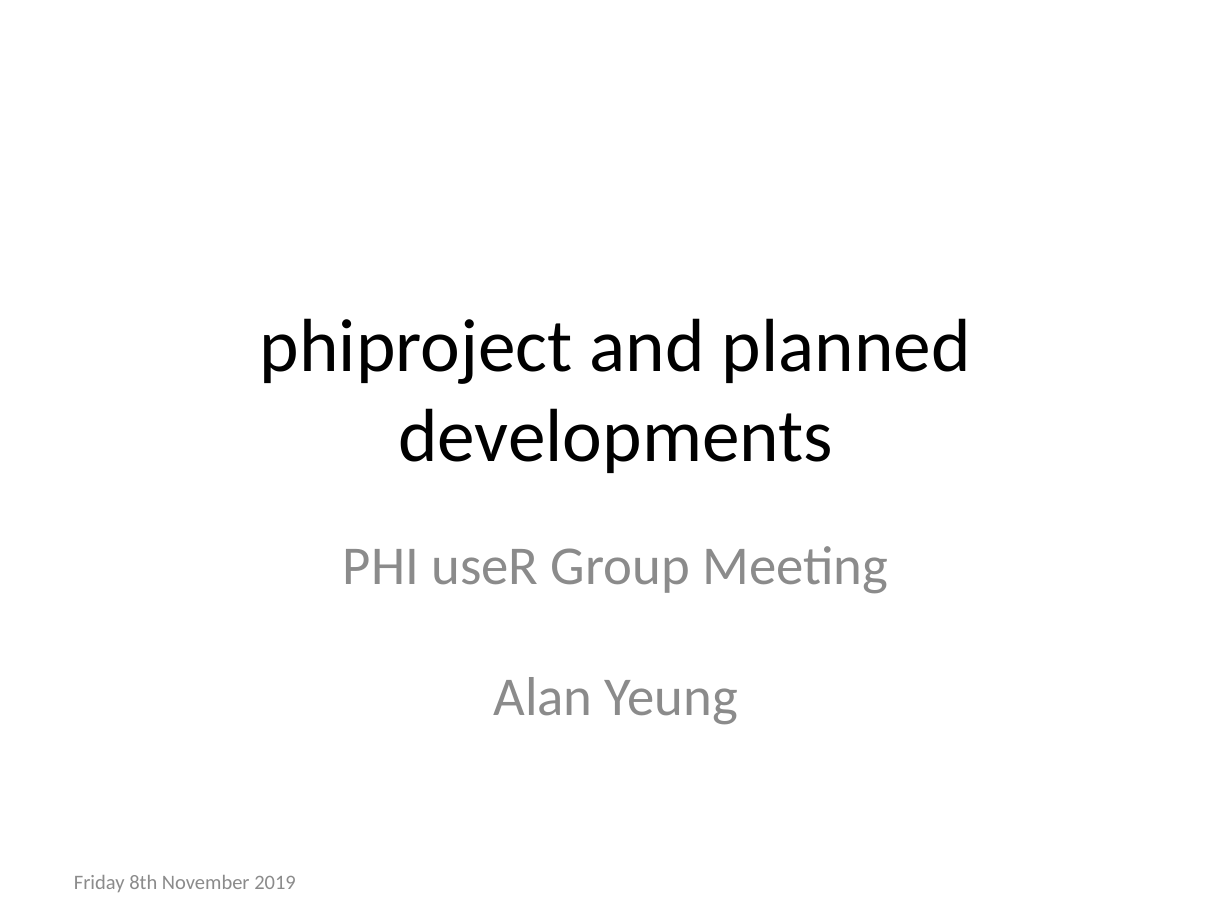
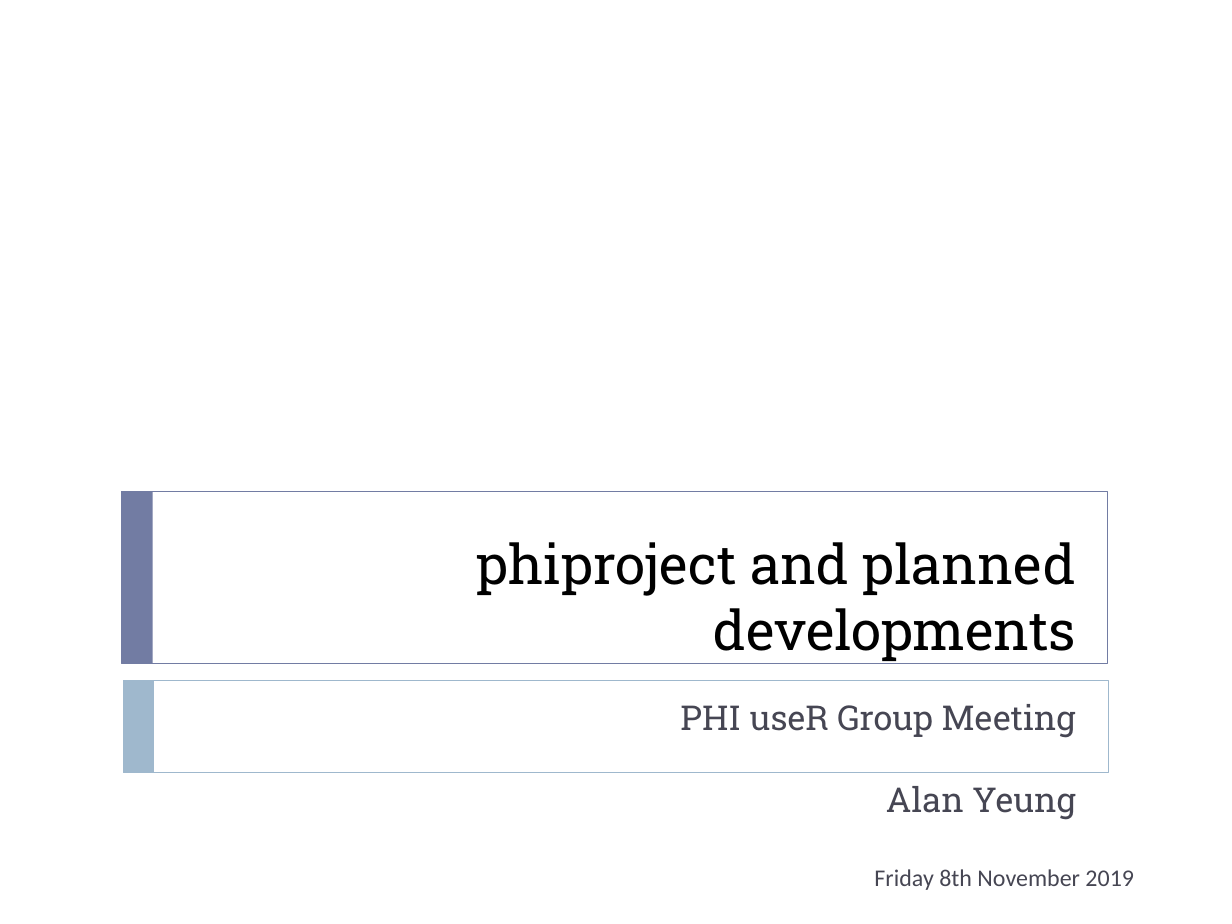
Before and after one commit to alan-y/phiproject-talk, a slide deck: slide 1 of phiproject_ay.pptx. Drawn at 1232x924 pixels with LibreOffice and Linux fonts; fonts in the diff are those of the drawing. Boxes give left, top, right and bottom in pixels: in the first picture for what was removed or moved away, otherwise in the second. Text is boxed around its words. In the diff, an @@ line names an element or a change of style, - is before the commit and + after.

```diff
--- a/phiproject_ay.pptx
+++ b/phiproject_ay.pptx
@@ rectangle added at [122, 492, 1108, 664], outline #727CA3 0.5 pt @@
@@ rectangle added at [122, 492, 153, 664], fill #727CA3 @@
@@ title "phiproject and planned developments": place and size @@
-title "phiproject and planned developments" at [260, 318, 971, 473]
+title "phiproject and planned developments" at [477, 542, 1076, 661]
@@ title "phiproject and planned developments" at [477, 542, 1076, 661]: size 44 to 32 pt, font Calibri to Roboto Slab; alignment centre to right; vertical alignment middle to top @@
@@ rectangle added at [123, 680, 1109, 772], outline #9FB8CD 0.5 pt @@
@@ rectangle added at [123, 680, 154, 772], fill #9FB8CD @@
@@ subtitle "PHI useR Group Meeting Alan ...": place and size @@
-subtitle "PHI useR Group Meeting Alan ..." at [343, 546, 888, 725]
+subtitle "PHI useR Group Meeting Alan ..." at [680, 704, 1076, 820]
@@ subtitle "PHI useR Group Meeting Alan ..." at [680, 704, 1076, 820]: size 32 to 20 pt, font Calibri to Roboto Slab, text colour #8C8C8C to #464653; alignment centre to right @@
@@ text "Friday 8th November 2019": place and size @@
-text "Friday 8th November 2019" at [74, 875, 296, 892]
+text "Friday 8th November 2019" at [874, 869, 1134, 890]
@@ text "Friday 8th November 2019" at [874, 869, 1134, 890]: size 12 to 14 pt, text colour #8C8C8C to #464653; vertical alignment middle to top @@
```
Also in this commit, not shown: 10 other slides changed, 4 other files.
